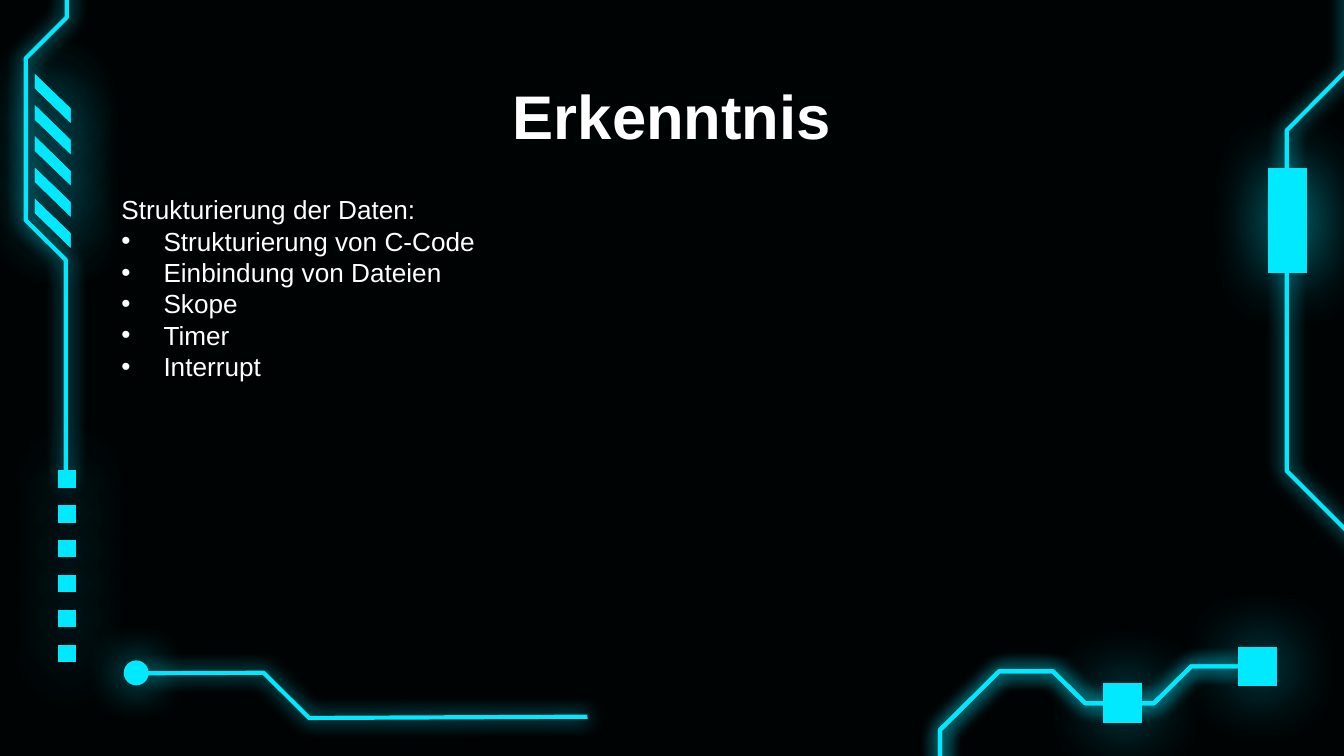
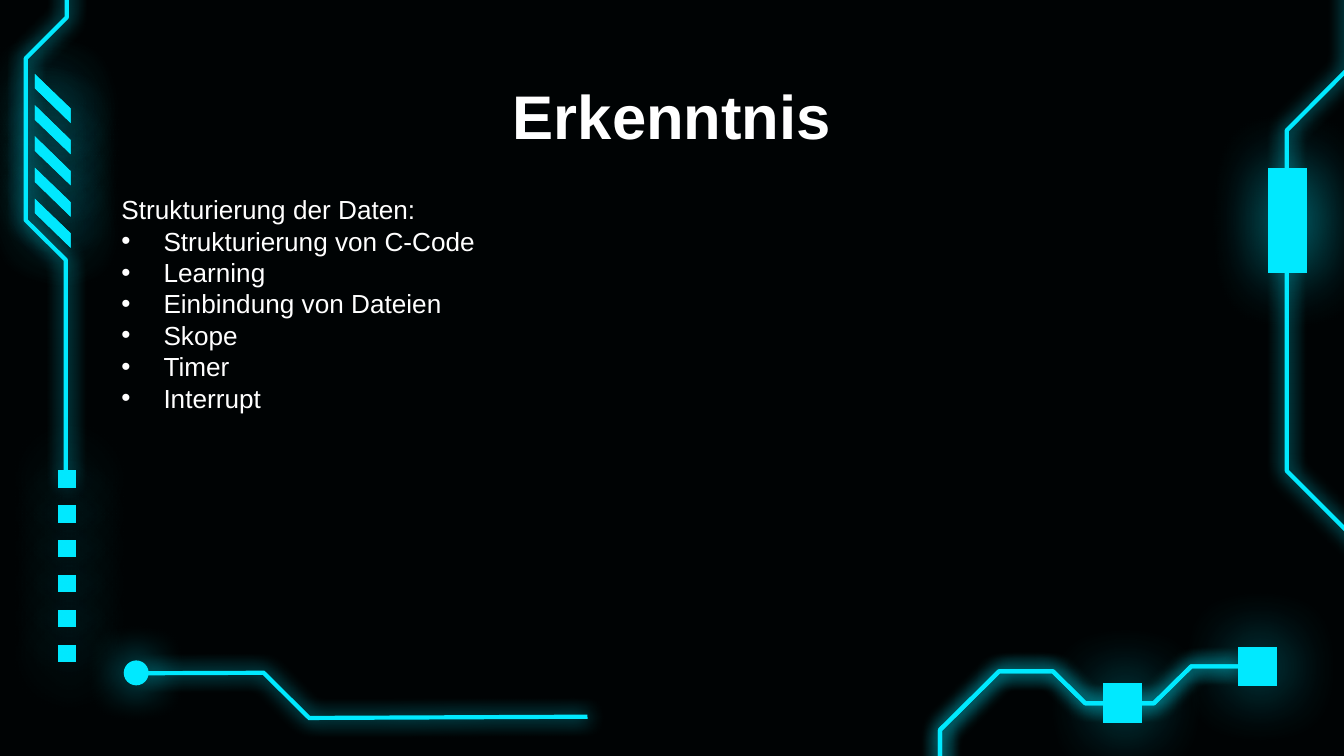
Before and after one commit to bayerju/mikro_loabor, a slide deck: slide 17 of MIC.pptx. Drawn at 1344x756 pixels with LibreOffice and Linux fonts; fonts in the diff are those of the drawing. Boxes give left, top, right and bottom in pixels: in the first picture for what was removed or moved away, otherwise in the second. Text is boxed around its words. In the diff, an @@ line names an element or a change of style, - is before the commit and + after.

```diff
--- a/MIC.pptx
+++ b/MIC.pptx
@@ text at [164, 263, 266, 288]: paragraph added @@
+• Learning
```
Also in this commit, not shown: 3 other slides changed, 1 slide added, 1 slide removed.
